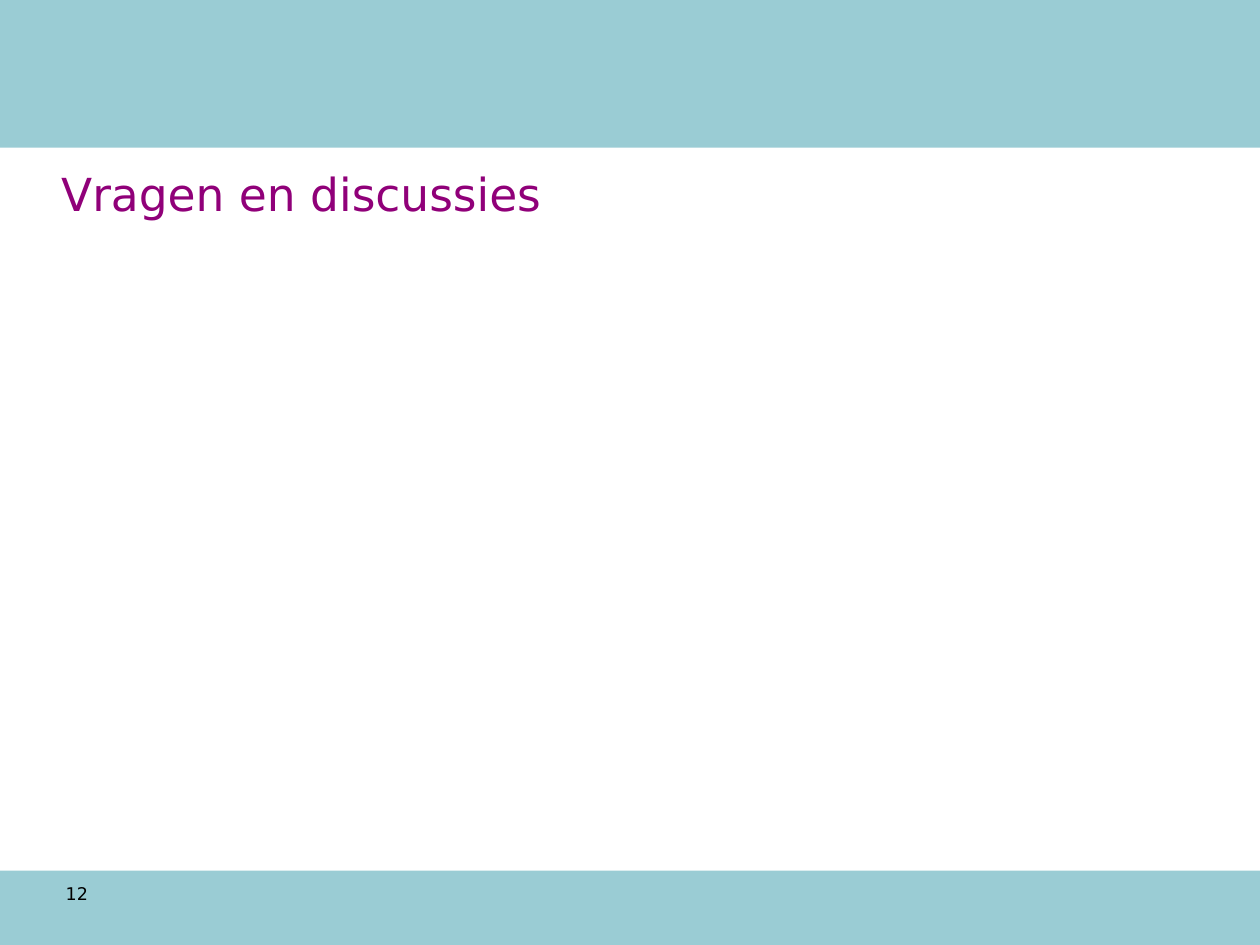
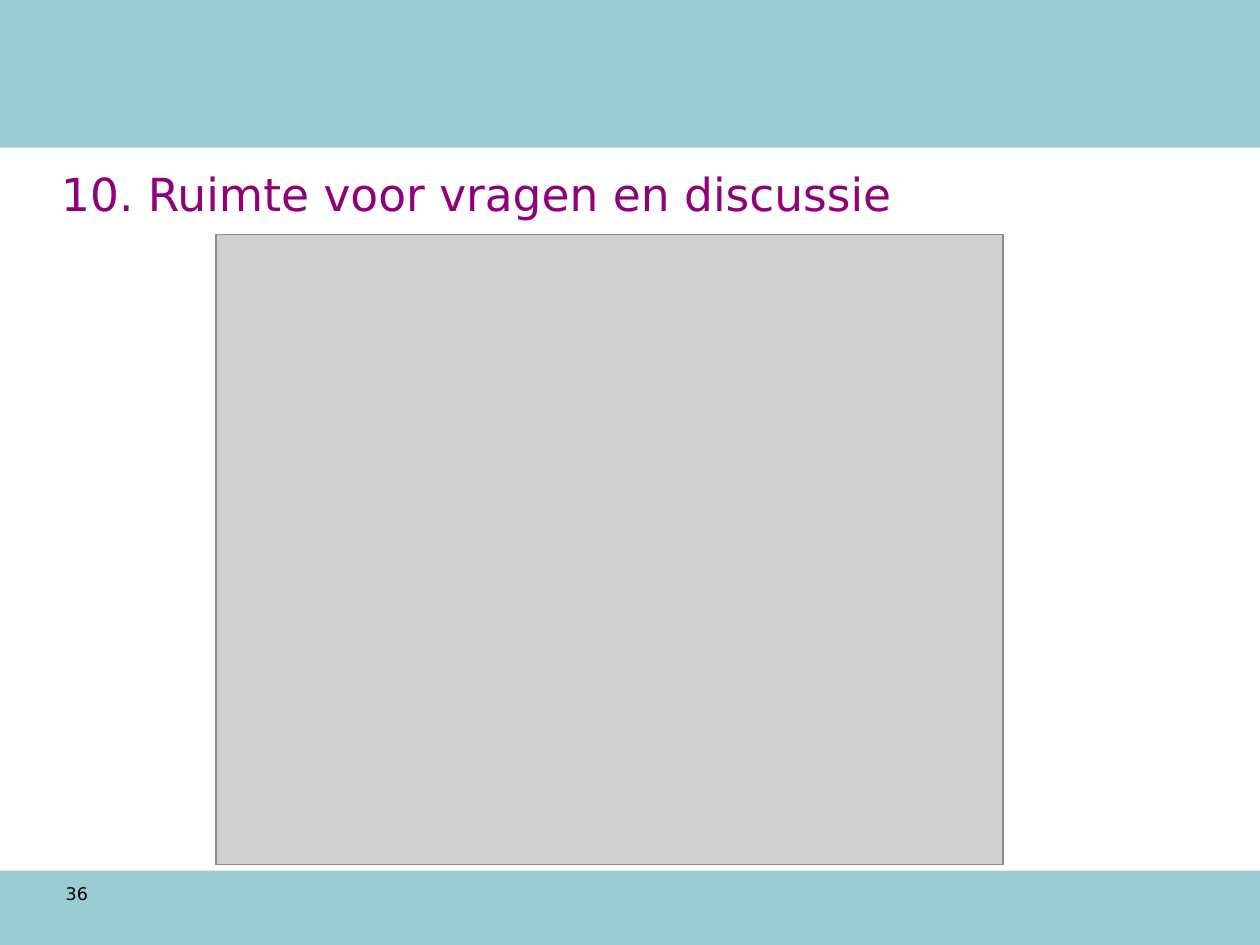
Before and after one commit to AmpersandTarski/ampersand-models, a slide deck: slide 36 of NVWA DTV/werkdocumenten/TO 12 augustus.ppt (slide 12 before the commit). Drawn at 1260x945 pixels with LibreOffice and Linux fonts; fonts in the diff are those of the drawing; grey boxes stand for pictures; background and template pictures are left out. Boxes give left, top, right and bottom in pixels: in the first picture for what was removed or moved away, otherwise in the second. Text is boxed around its words. In the diff, an @@ line names an element or a change of style, - is before the commit and + after.

```diff
--- a/NVWA DTV/werkdocumenten/TO 12 augustus.ppt
+++ b/NVWA DTV/werkdocumenten/TO 12 augustus.ppt
@@ title at box(61, 176, 891, 221): text changed @@
-Vragen en discussies
+10. Ruimte voor vragen en discussie
@@ picture added at box(217, 234, 1003, 864) @@
@@ page number at box(66, 887, 88, 901): text changed @@
-12
+36
```
Also in this commit, not shown: 11 other slides changed, 24 slides added, 6 slides removed, 1 other file.
